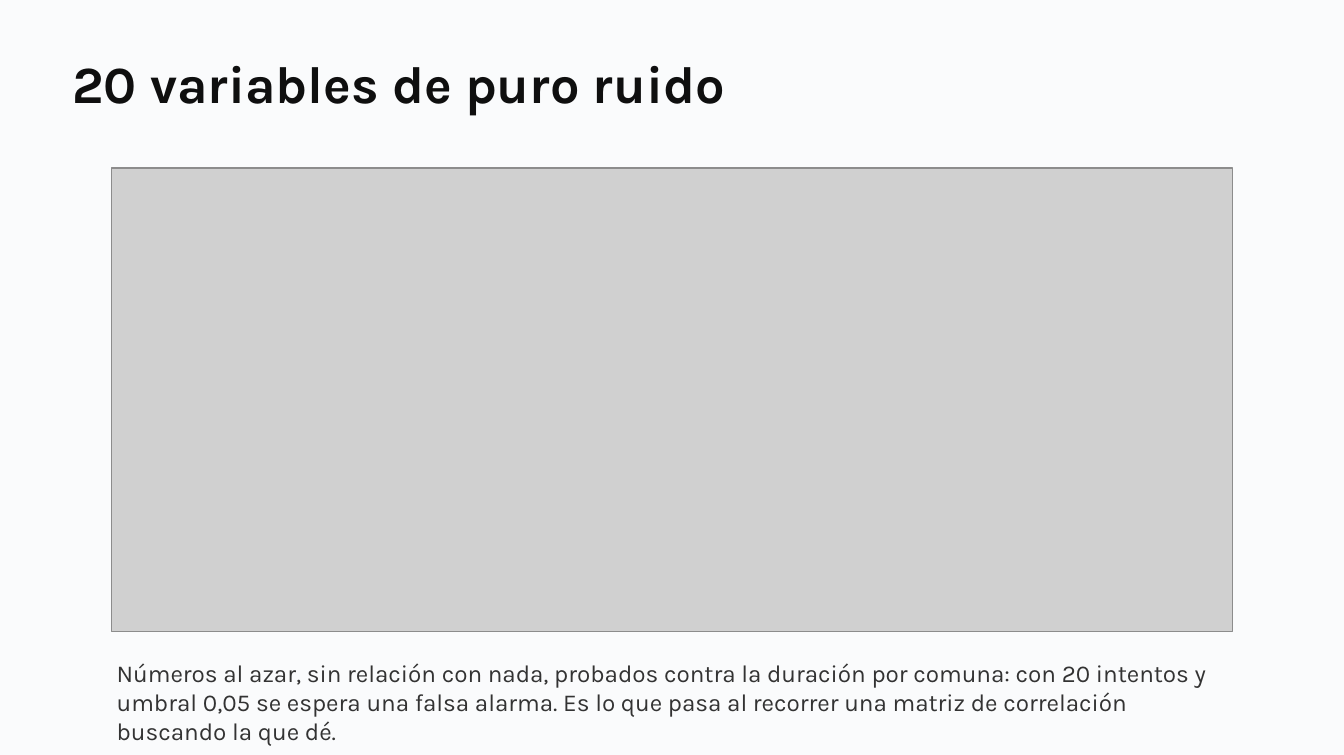
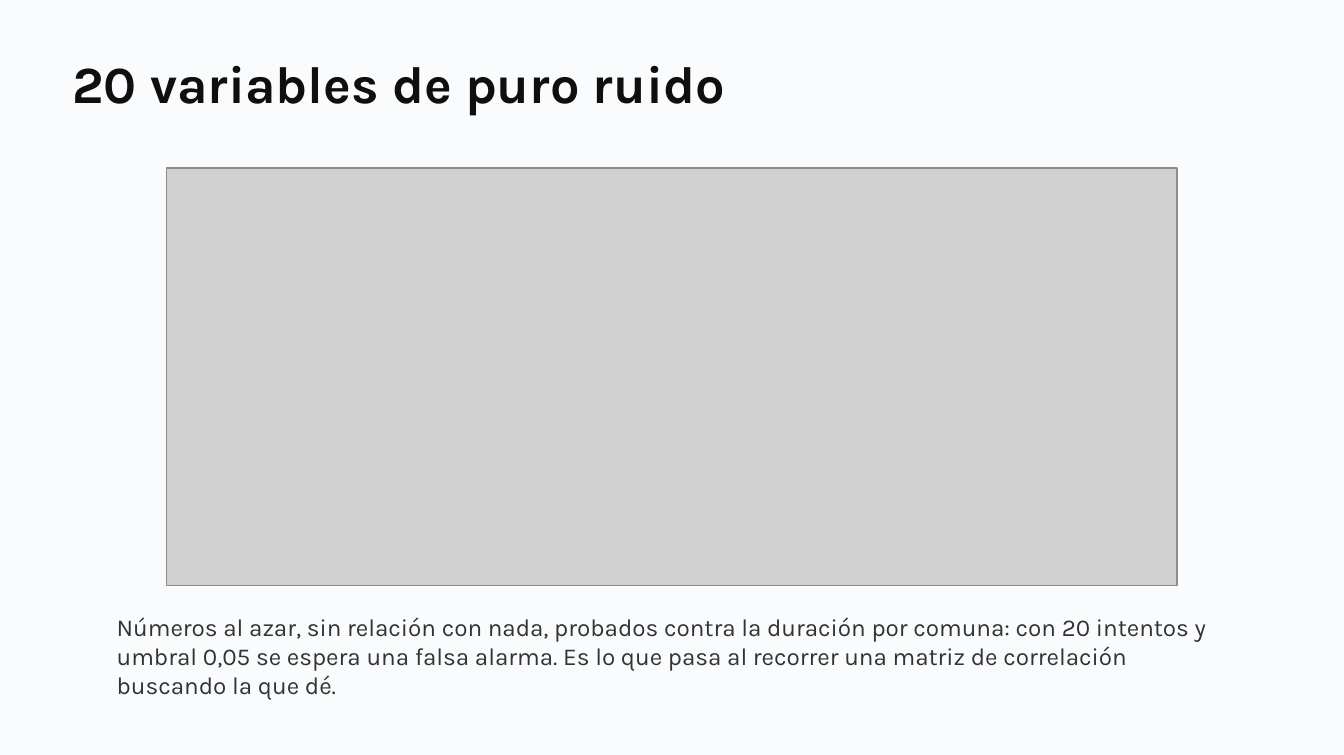
Before and after one commit to daniopitz/diplomado-cdd, a slide deck: slide 40 of presentaciones/clase05_probabilidad_inferencia.pptx (slide 38 before the commit). Drawn at 1344x755 pixels with LibreOffice and Linux fonts; fonts in the diff are those of the drawing; grey boxes stand for pictures. Boxes give left, top, right and bottom in pixels: in the first picture for what was removed or moved away, otherwise in the second. Text is boxed around its words. In the diff, an @@ line names an element or a change of style, - is before the commit and + after.

```diff
--- a/presentaciones/clase05_probabilidad_inferencia.pptx
+++ b/presentaciones/clase05_probabilidad_inferencia.pptx
@@ picture: place and size @@
-picture at <box>112,168,1232,632</box>
+picture at <box>167,168,1177,586</box>
@@ text "Números al azar, sin relación ...": place and size @@
-text "Números al azar, sin relación ..." at <box>117,663,1206,746</box>
+text "Números al azar, sin relación ..." at <box>117,617,1206,700</box>
```
Also in this commit, not shown: 33 other slides changed, 2 slides added, 1 other file.
